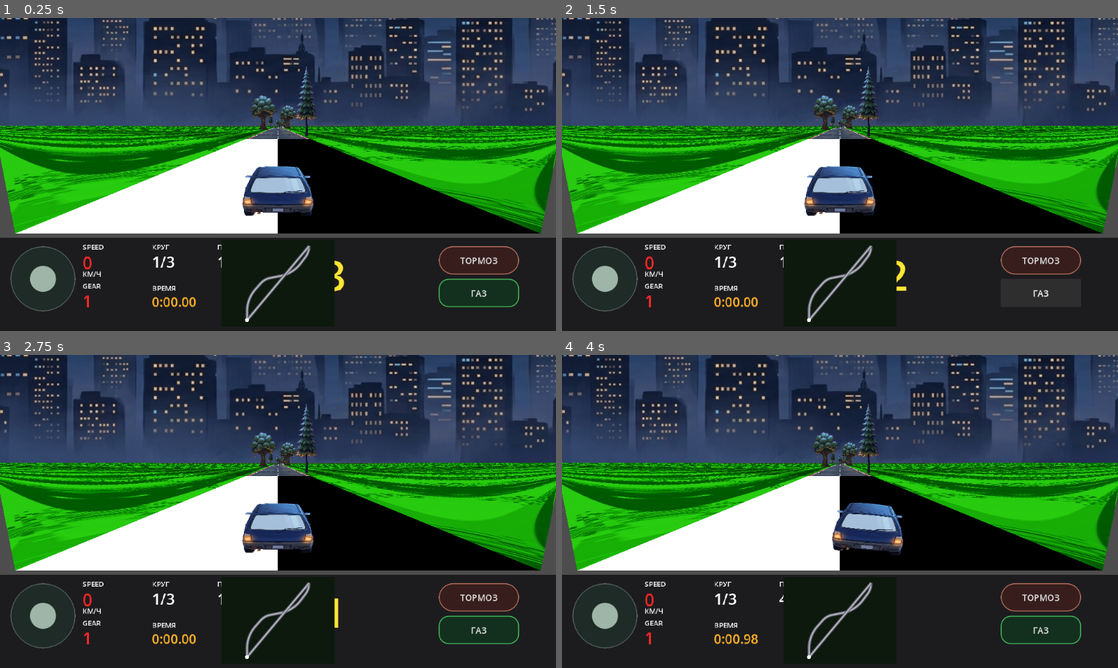
Above: before the commit, frames 1-4 (two rows, left to right).
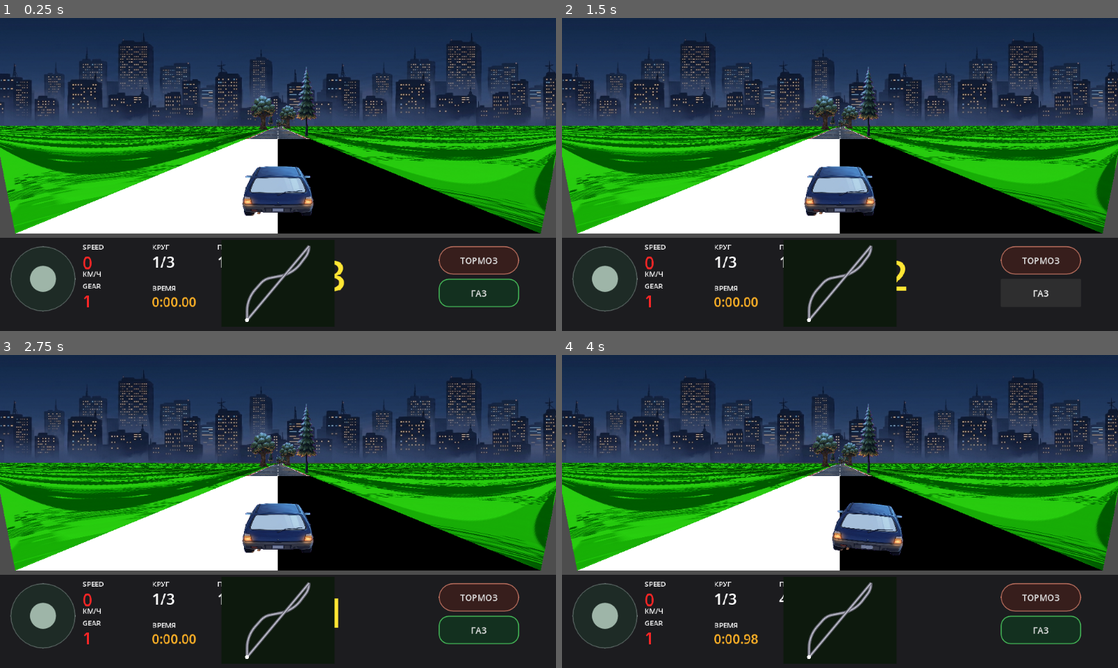
Above: after the commit, the same moments.

Repository: masterofmagic234/Arkon
Game: Godot game, scene res://scenes/level2_pseudo3d.tscn
The game is run twice, just before and just after one commit, with the same random seed, the same clock (stepped at 60 frames per second) and the same inputs. This scene is started directly instead of the project's main scene.
Inputs (mouse positions are in pixels of both pictures, inside the frame that each line leads up to):
- Up to frame 1 (0.25 s): no input
- Up to frame 2 (1.5 s): click "ТОРМОЗ" at 0.5 s; click "ГАЗ" at 1.25 s
- Up to frame 3 (2.75 s): tap Enter at 2 s; move the mouse to (400, 495) at 2.02 s; hold D (race_right) from 2.03 s (still down); click (400, 495) at 2.17 s
- Up to frame 4 (4 s): release D (race_right) at 2.75 s; tap Space at 2.75 s; drag from (728, 527) to (812, 574) at 2.77 s; tap Enter at 3.5 s; move the mouse to (895, 442) at 3.52 s; hold D (race_right) from 3.53 s (still down)

The runs differ from the first frame. In frame 1, 18% of the frame differs, in the area x 0-100%, y 0-35%; in frame 2, 18%; in frame 3, 18%; in frame 4, 18%.

Commit message:
Place full city skyline above road horizon

Diff:
--- a/scripts/race_renderer_pseudo3d.gd
+++ b/scripts/race_renderer_pseudo3d.gd
@@ -175,8 +175,7 @@
     _draw_player_car(w, draw_h)
 
 func _draw_sky(w: float, horizon_y: float) -> void:
-    # Night base. The skyline is rendered as a distant world layer rather
-    # than a static screen-space image, so corners can move it subtly.
+    # Dark base behind the distant skyline.
     draw_rect(Rect2(0.0, 0.0, w, horizon_y), Color(0.035, 0.07, 0.13), true)
 
     var cam_seg: int = player_car.segment_index % track_size
@@ -184,49 +183,47 @@
     var camera_track_x: float = _smooth_track_x(float(cam_seg) + cam_progress)
     var relative_track_x: float = camera_track_x - sky_reference_track_x
 
+    # CITY: the bottom of the source image is the actual horizon line.
+    # We map the complete city image from its top edge down to horizon_y.
+    # This is intentionally different from cropping the lower part of the
+    # image: the skyline must occupy the space FROM the horizon AND ABOVE.
     if city_texture != null:
         var tex_w: float = float(city_texture.get_width())
         var tex_h: float = float(city_texture.get_height())
-        var city_scale: float = 1.55
-
-        # Use displacement from the race-start reference, not absolute
-        # track_x. This prevents the skyline from accumulating an ever-growing
-        # offset and keeps the panorama stable across laps.
-        var parallax_px: float = relative_track_x * 12.0
-
-        # The backdrop is enlarged while its bottom edge stays exactly on the
-        # road horizon. We sample the lower part of the source image because
-        # that is where the skyline sits in city_night.png.
-        var u_start: float = parallax_px / (tex_w * city_scale)
-        var u_end: float = u_start + w / (tex_w * city_scale)
-        var visible_source_height: float = horizon_y / city_scale
-        var v_start: float = clampf(1.0 - visible_source_height / tex_h, 0.0, 1.0)
-        var v_end: float = 1.0
+        var city_scale: float = 1.18
+        var city_h: float = horizon_y * 1.35
+        var city_top_y: float = horizon_y - city_h
+
+        # Horizontal enlargement + world-relative parallax. The vertical
+        # mapping remains 0..1 so no part of the skyline is lost at the
+        # horizon because of an arbitrary v_start crop.
+        var parallax_u: float = (relative_track_x * 12.0) / tex_w
+        var u_span: float = 1.0 / city_scale
+        var u_start: float = parallax_u
+        var u_end: float = u_start + u_span
 
         var pts := PackedVector2Array([
-            Vector2(0.0, 0.0),
-            Vector2(w, 0.0),
+            Vector2(0.0, city_top_y),
+            Vector2(w, city_top_y),
             Vector2(w, horizon_y),
             Vector2(0.0, horizon_y)
         ])
         var uvs := PackedVector2Array([
-            Vector2(u_start, v_start),
-            Vector2(u_end, v_start),
-            Vector2(u_end, v_end),
-            Vector2(u_start, v_end)
+            Vector2(u_start, 0.0),
+            Vector2(u_end, 0.0),
+            Vector2(u_end, 1.0),
+            Vector2(u_start, 1.0)
         ])
         var cols := PackedColorArray([
             Color.WHITE, Color.WHITE, Color.WHITE, Color.WHITE
         ])
         draw_polygon(pts, cols, uvs, city_texture)
 
-    # The moon is a much more distant layer, so it follows only 20% of the
-    # skyline's parallax. Its position is wrapped to avoid leaving the screen
-    # permanently on long curves.
+    # Moon remains a separate, much more distant layer.
     if moon_texture != null:
         var moon_size: float = minf(horizon_y * 0.46, w * 0.16)
         var moon_x: float = posmod(
-            w * 0.72 - (camera_track_x - sky_reference_track_x) * 12.0 * 0.2 + w,
+            w * 0.72 - relative_track_x * 12.0 * 0.2 + w,
             w * 2.0
         ) - w * 0.5
         draw_texture_rect(
